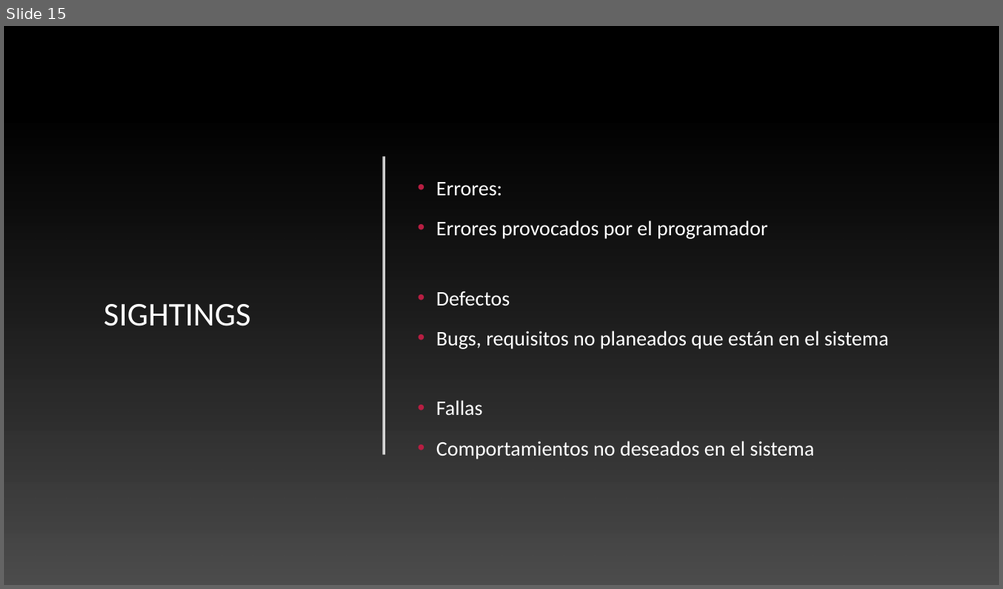
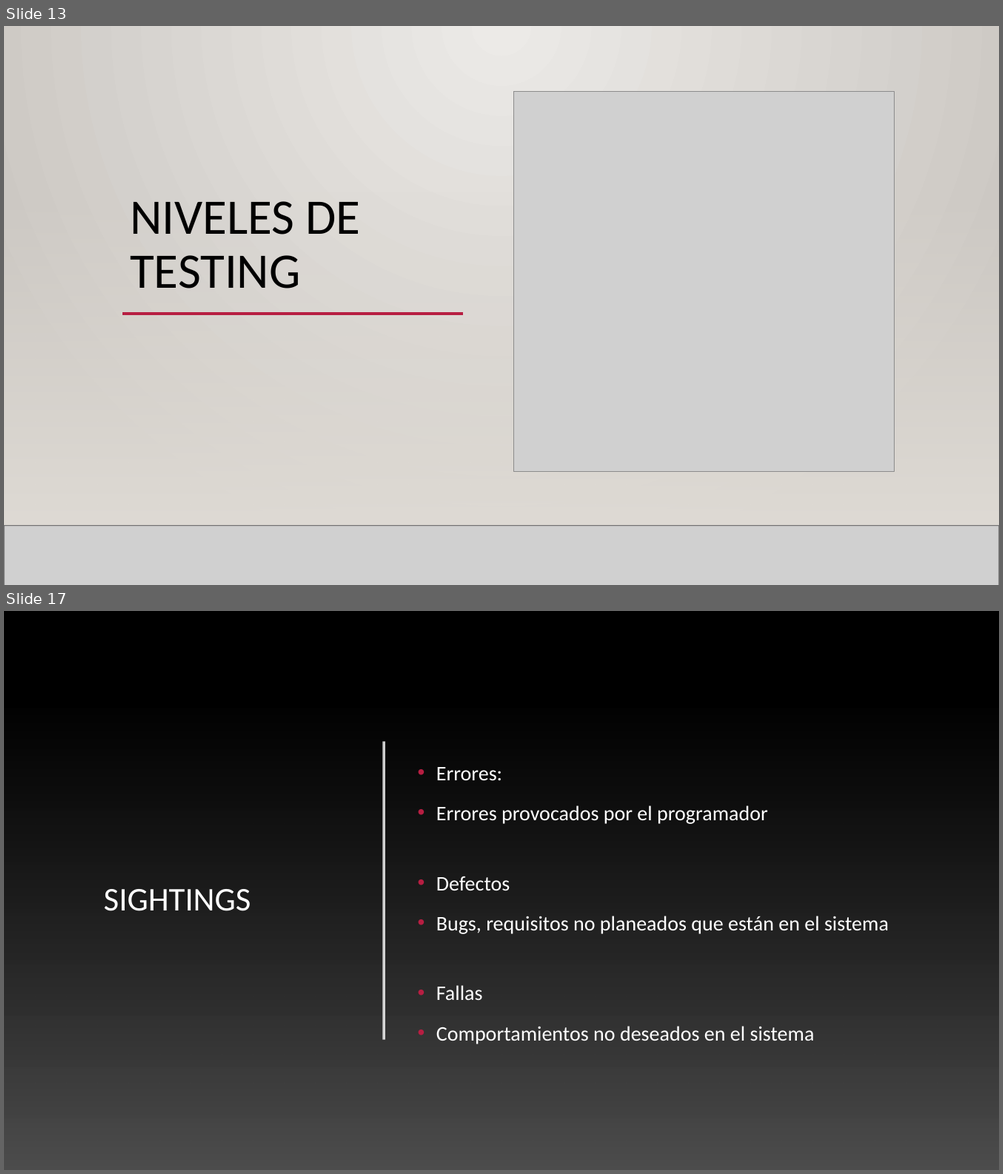
Before and after one commit to hdelreal/CypressTutorial, a slide deck: QA Automation.pptx. Shown one above the other, each under a label of ours: slide 15 before the commit, slides 13 and 17 after it; the slides between them are not shown. The pictures are 1003x589 and 1003x1174 pixels, drawn with LibreOffice and Linux fonts; fonts in the diff are those of the drawing; grey boxes stand for pictures; background and template pictures are left out. Boxes give left, top, right and bottom in pixels: in the first picture for what was removed or moved away, otherwise in the second. Text is boxed around its words. In the diff, an @@ line names an element or a change of style, - is before the commit and + after.

```diff
--- a/QA Automation.pptx
+++ b/QA Automation.pptx
@@ slide 13 added at bbox=[4, 26, 999, 585], background gradient #ECEAE7 to #CAC7C1; not listed: 1 template element that a slide beside it also shows @@
@@ rectangle added at bbox=[4, 26, 999, 585], fill gradient #ECEAE7 to #CAC7C1 @@
@@ picture added at bbox=[514, 92, 894, 472] @@
@@ line added from (122, 177) to (907, 177), #B71E42 2.5 pt @@
@@ rectangle added at bbox=[4, 191, 999, 526], fill gradient #DFDBD5 @@
@@ rectangle added at bbox=[4, 191, 999, 526], fill gradient #DFDBD5 @@
@@ rectangle added at bbox=[4, 191, 999, 526], fill gradient #DFDBD5 @@
@@ title added at bbox=[130, 201, 361, 289], 48 pt, text #000000 @@
+NIVELES DE TESTING
@@ line added from (122, 314) to (463, 314), #B71E42 2.5 pt @@
@@ line added from (201, 314) to (906, 314), #B71E42 2.5 pt @@
@@ line added from (4, 526) to (999, 526), #000001 1 pt @@
@@ picture added at bbox=[4, 526, 999, 585] @@
@@ line added from (4, 526) to (999, 526), #000001 1 pt @@
@@ what was slide 15 is now slide 17 @@
```
Also in this commit, not shown: 1 slide changed, 2 other slides added, 1 slide removed.
